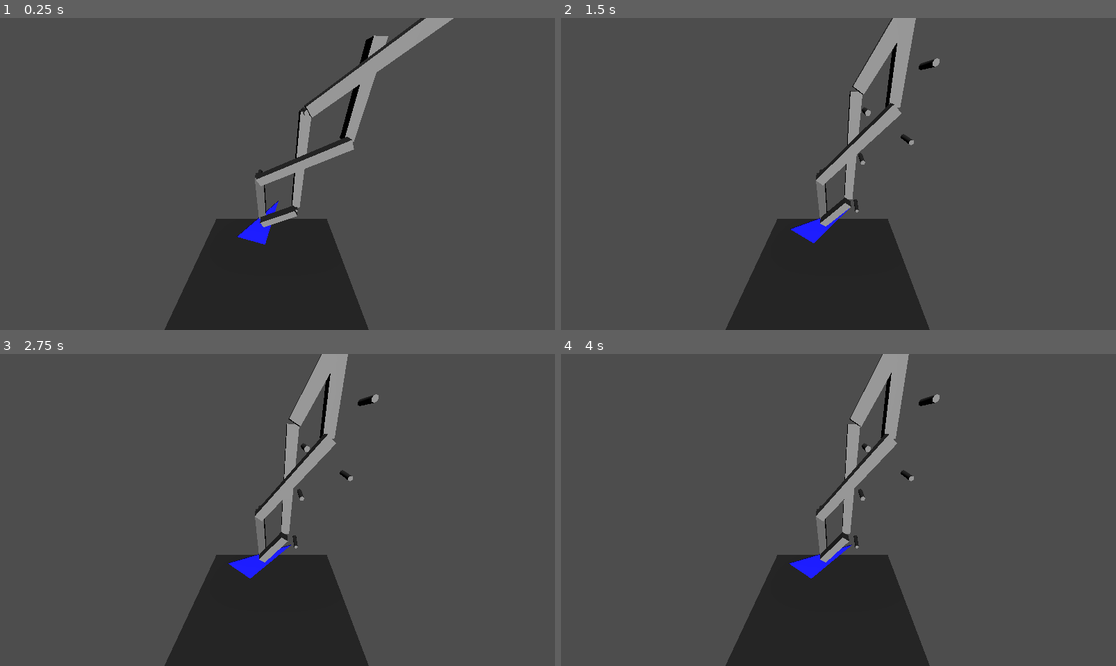
Above: before the commit, frames 1-4 (two rows, left to right).
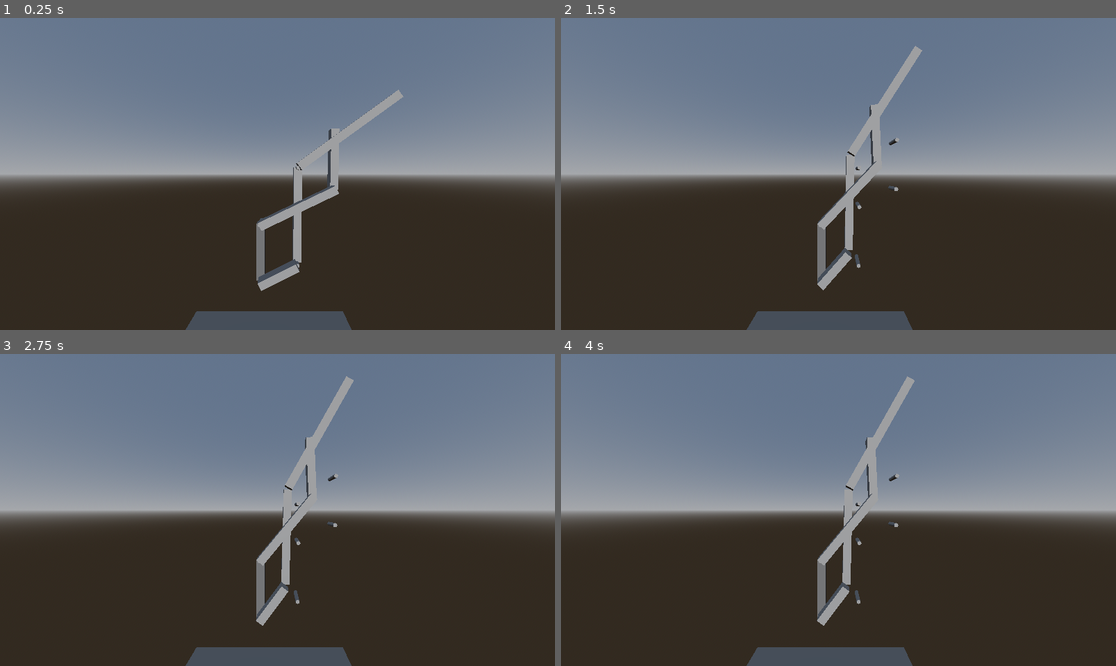
Above: after the commit, the same moments.

Repository: cxw42/godot-wings-demo
Game: Godot game, scene res://top_node.tscn
Two runs of this game, one before a commit and one after it. Both use one fixed random seed, a clock stepped at 60 frames per second and the inputs below. The engine's default icon, where the game draws it, is replaced by a stand-in: a white triangle on a blue panel in a dark square.
Inputs:
- Up to frame 1 (0.25 s): no input
- Up to frame 2 (1.5 s): tap Enter (ui_accept) at 0.5, 0.77 s; hold Right (ui_right) 0.53-1.28 s; hold Down (ui_down) from 1.28 s (still down)
- Up to frame 3 (2.75 s): tap Enter (ui_accept) at 1.52 s; release Down (ui_down) at 2.03 s; hold Right (ui_right) from 2.03 s (still down)
- Up to frame 4 (4 s): release Right (ui_right) at 2.78 s; hold Up (ui_up) 2.78-3.53 s; tap Enter (ui_accept) at 3.02, 3.5, 3.77 s; hold Left (ui_left) from 3.53 s (still down)

The runs differ from the first frame. In frame 1, 90% of the frame differs, in the area x 0-100%, y 0-100%; in frame 2, 89%; in frame 3, 89%; in frame 4, 89%.

Commit message:
Camera cleanup; world environment

Diff:
--- a/top_node.tscn
+++ b/top_node.tscn
@@ -133,12 +133,26 @@
 [sub_resource type="BoxMesh" id="BoxMesh_fifn5"]
 size = Vector3(1, 7, 1)
 
+[sub_resource type="ProceduralSkyMaterial" id="ProceduralSkyMaterial_o6vgj"]
+
+[sub_resource type="Sky" id="Sky_fifn5"]
+sky_material = SubResource("ProceduralSkyMaterial_o6vgj")
+
+[sub_resource type="Environment" id="Environment_o6vgj"]
+background_mode = 2
+sky = SubResource("Sky_fifn5")
+
+[sub_resource type="CameraAttributesPractical" id="CameraAttributesPractical_fifn5"]
+
+[sub_resource type="Compositor" id="Compositor_oc6vn"]
+
 [node name="Node3D" type="Node3D"]
 script = SubResource("GDScript_fifn5")
 
 [node name="Arrow" type="MeshInstance3D" parent="."]
 unique_name_in_owner = true
 transform = Transform3D(1, 0, 0, 0, 1, 0, 0, 0, 1, -5.27798, 0, 2.20119)
+visible = false
 mesh = SubResource("PrismMesh_fifn5")
 
 [node name="Floor" type="StaticBody3D" parent="."]
@@ -169,7 +183,7 @@
 texture = ExtResource("1_o6vgj")
 
 [node name="Camera3D" type="Camera3D" parent="."]
-transform = Transform3D(1, 0, 0, 0, 0.849092, 0.528246, 0, -0.528246, 0.849092, 2.12363, 17.1613, 13.5937)
+transform = Transform3D(1, 0, 0, 0, 1, 0, 0, 0, 1, 2.12363, 14.6625, 17.4076)
 fov = 97.5
 
 [node name="DirectionalLight3D" type="DirectionalLight3D" parent="."]
@@ -318,3 +332,8 @@
 [node name="CSGMesh3D" type="CSGMesh3D" parent="Skeleton3D/PhysicalBone3D"]
 transform = Transform3D(1, 0, 0, 0, 1, 0, 0, 0, 1, 3.6077, 0, 0)
 mesh = SubResource("BoxMesh_fifn5")
+
+[node name="WorldEnvironment" type="WorldEnvironment" parent="."]
+environment = SubResource("Environment_o6vgj")
+camera_attributes = SubResource("CameraAttributesPractical_fifn5")
+compositor = SubResource("Compositor_oc6vn")
Not shown: 1 places in top_node.tscn that only renumber resources
